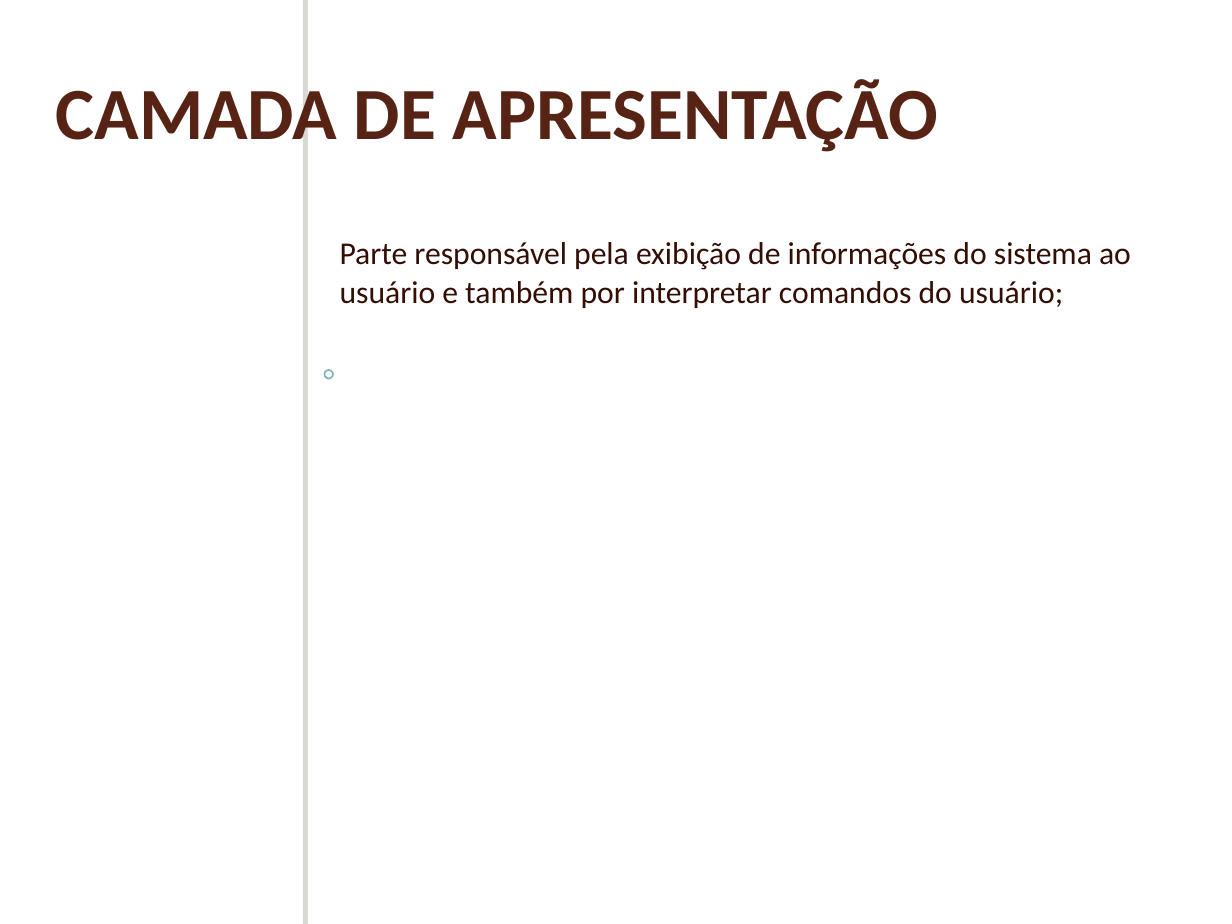
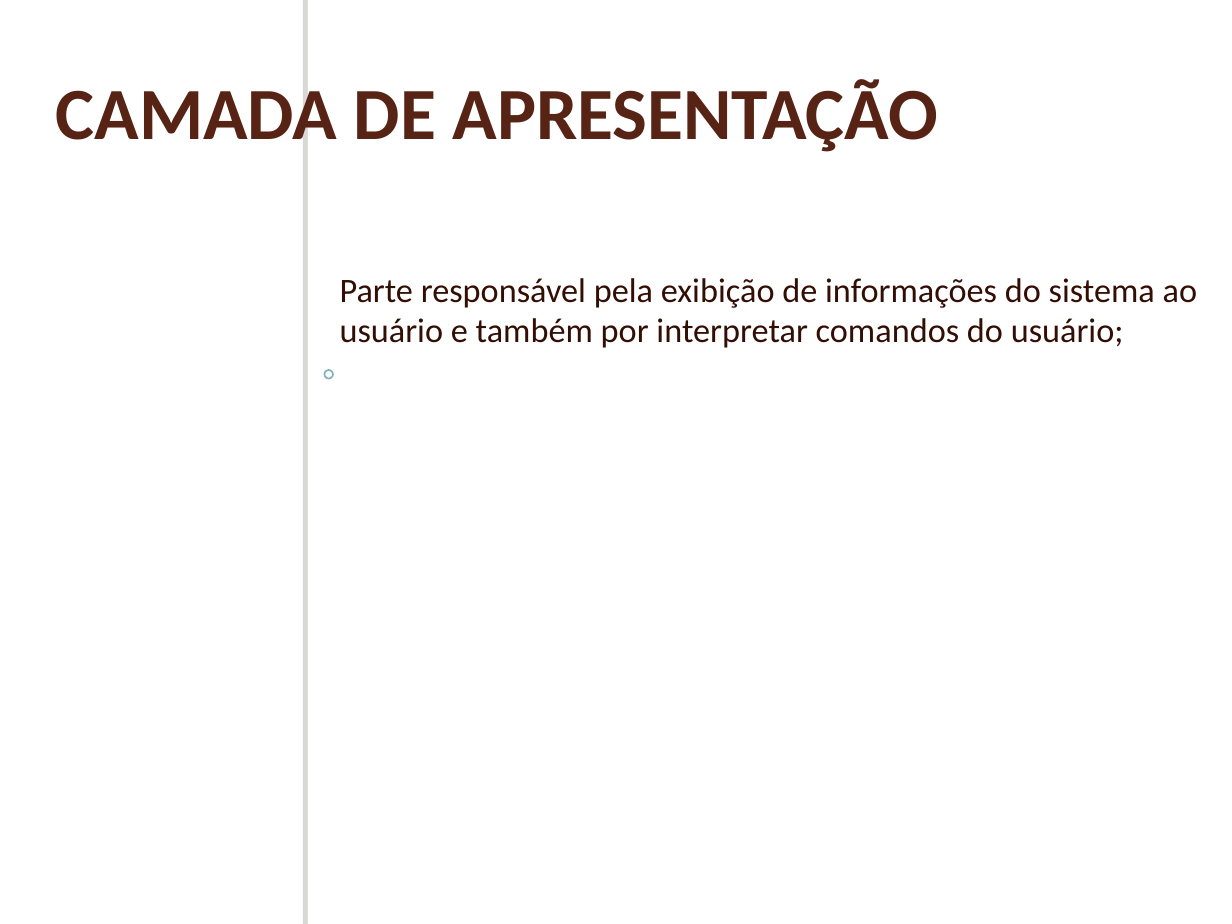
Before and after one commit to MaqBr/WebAppSIGED, a slide deck: slide 11 of APP-ANA.ppt. Drawn at 1232x924 pixels with LibreOffice and Linux fonts; fonts in the diff are those of the drawing; background and template pictures are left out. Boxes give left, top, right and bottom in pixels: in the first picture for what was removed or moved away, otherwise in the second. Text is boxed around its words. In the diff, an @@ line names an element or a change of style, - is before the commit and + after.

```diff
--- a/APP-ANA.ppt
+++ b/APP-ANA.ppt
@@ text "Parte responsável pela exibição de ..." at <box>340,278,1197,348</box>: size 18.5 to 20 pt @@
```
Also in this commit, not shown: 1 other slide changed.
